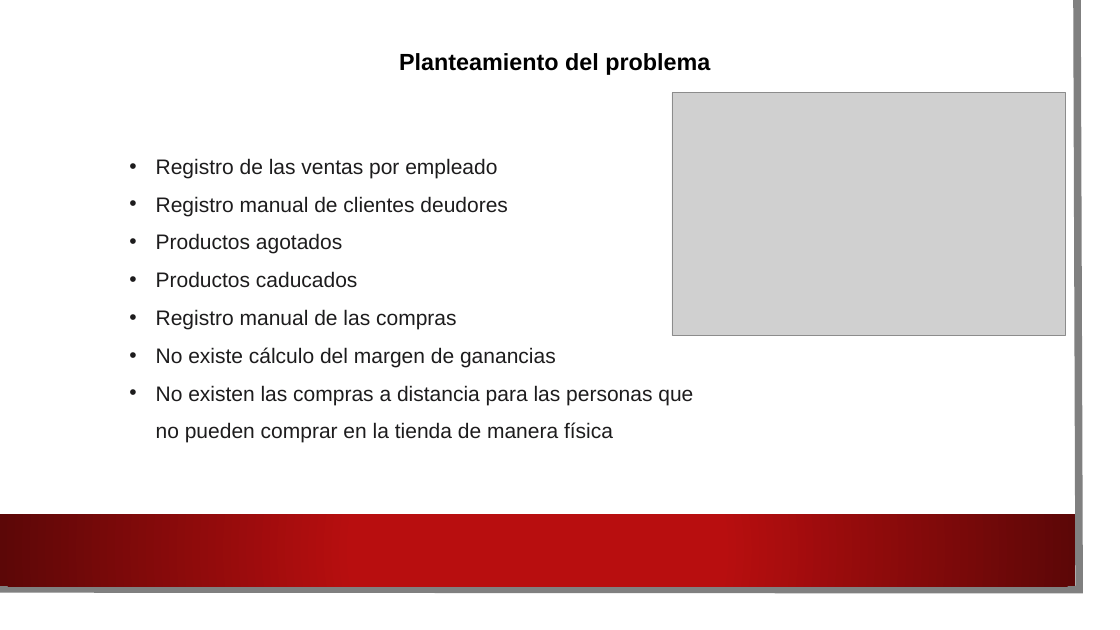
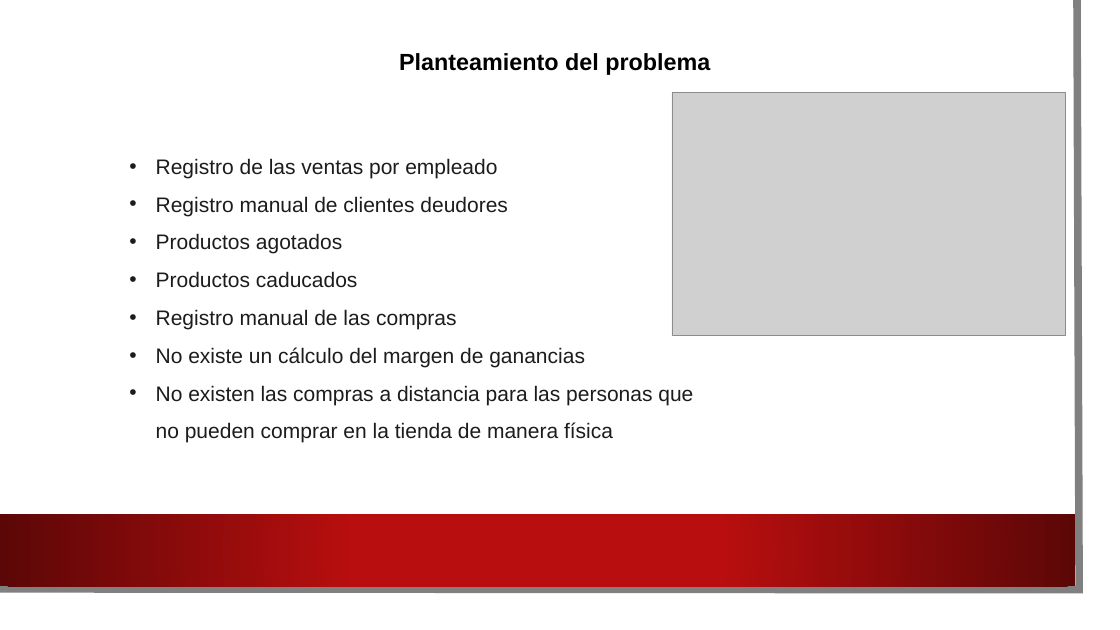
Before and after one commit to HeberZabdiel/FarmaciaGiDocumentos, a slide deck: slide 3 of Presentacion asesor uno.pptx. Drawn at 1120x630 pixels with LibreOffice and Linux fonts; fonts in the diff are those of the drawing; grey boxes stand for pictures; background and template pictures are left out. Boxes give left, top, right and bottom in pixels: in the first picture for what was removed or moved away, otherwise in the second. Text is boxed around its words. In the diff, an @@ line names an element or a change of style, - is before the commit and + after.

Commit message:
Ortografia corregida pt2

```diff
--- a/Presentacion asesor uno.pptx
+++ b/Presentacion asesor uno.pptx
@@ text at box(156, 347, 585, 367): text changed @@
-• No existe cálculo del margen de ganancias
+• No existe un cálculo del margen de ganancias
```
